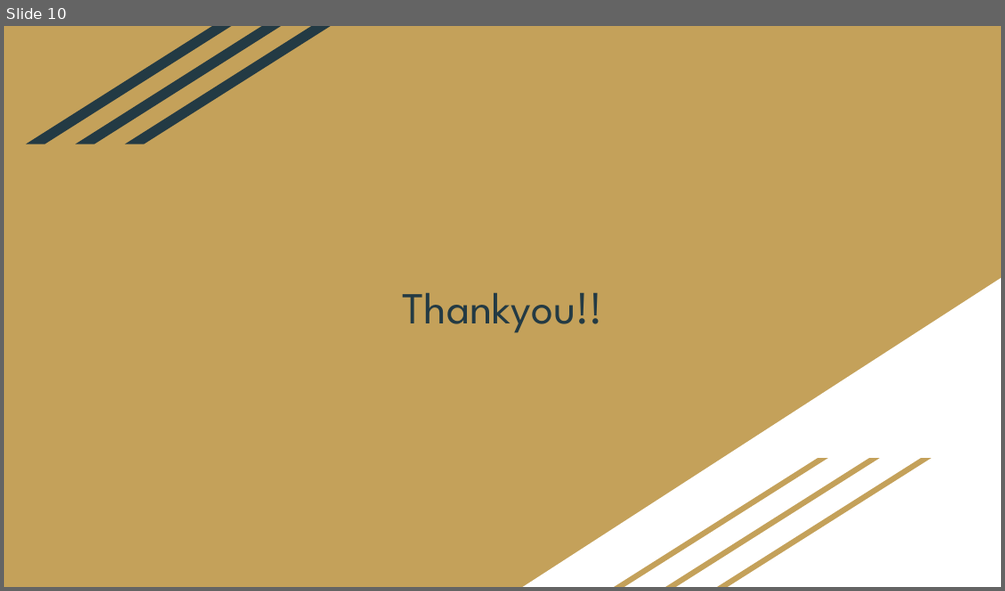
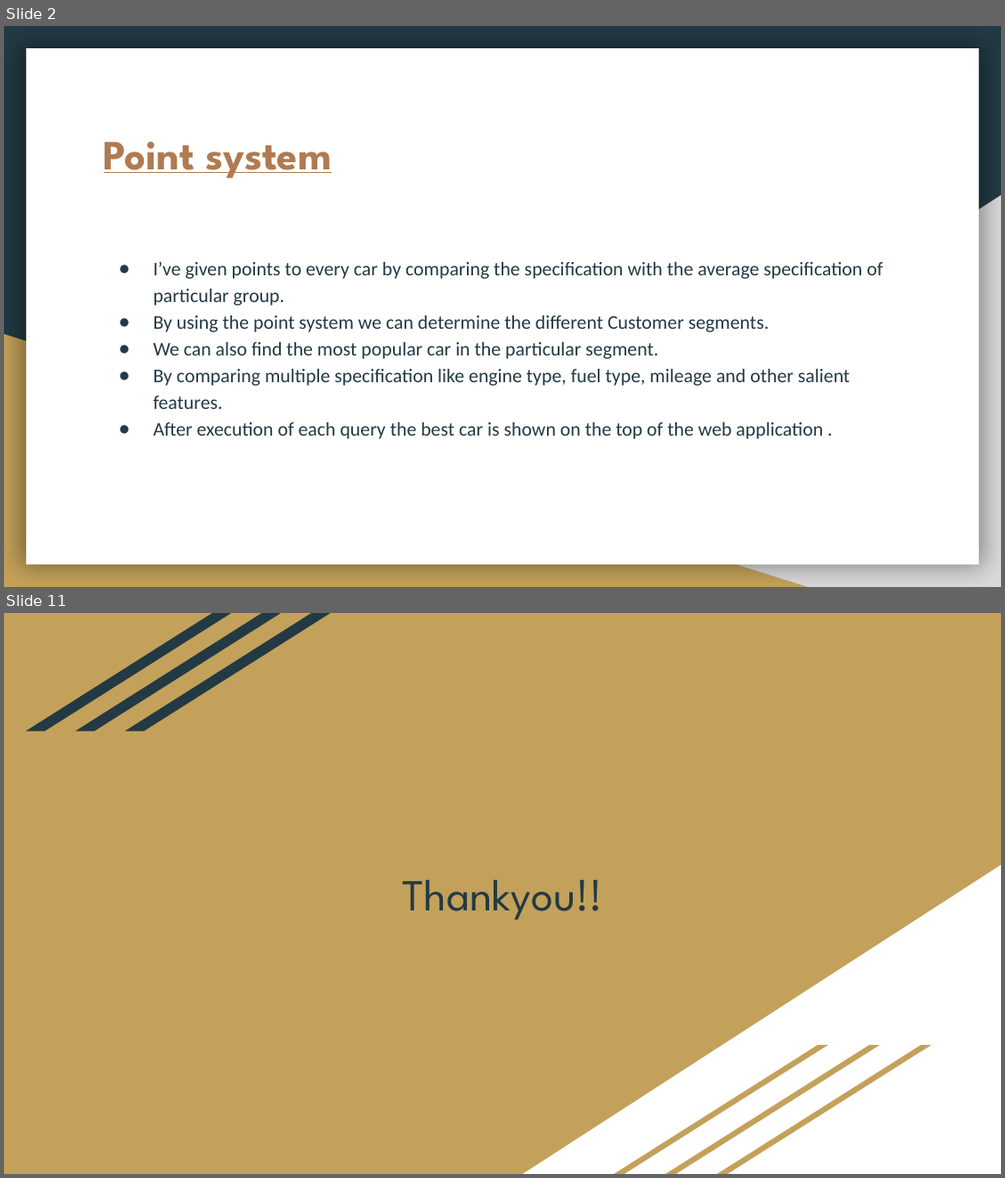
Before and after one commit to Udit2712/Car_DataAnalizer, a slide deck: Documents/Car Engage Report.pptx. Shown one above the other, each under a label of ours: slide 10 before the commit, slides 2 and 11 after it; the slides between them are not shown. The pictures are 1005x591 and 1005x1178 pixels, drawn with LibreOffice and Linux fonts; fonts in the diff are those of the drawing. Boxes give left, top, right and bottom in pixels: in the first picture for what was removed or moved away, otherwise in the second. Text is boxed around its words. In the diff, an @@ line names an element or a change of style, - is before the commit and + after.

```diff
--- a/Documents/Car Engage Report.pptx
+++ b/Documents/Car Engage Report.pptx
@@ slide 2 added at (4, 26, 1001, 587), background #233A44 @@
@@ rectangle added at (26, 49, 979, 564), fill #FFFFFF @@
@@ title added at (104, 142, 331, 178), 30 pt, text #AF7B51, bold, underline @@
+Point system
@@ right triangle added at (395, 195, 1001, 587), fill #D9D9D9 @@
@@ text added at (154, 262, 882, 439), 14 pt, text #233A44 @@
+● I’ve given points to every car by comparing the specification with the average specification of particular group.
+● By using the point system we can determine the different Customer segments.
+● We can also find the most popular car in the particular segment.
+● By comparing multiple specification like engine type, fuel type, mileage and other salient features.
+● After execution of each query the best car is shown on the top of the web application .
@@ right triangle added at (4, 334, 808, 587), fill #C4A15A @@
@@ what was slide 10 is now slide 11 @@
```
Also in this commit, not shown: 9 slides changed.
